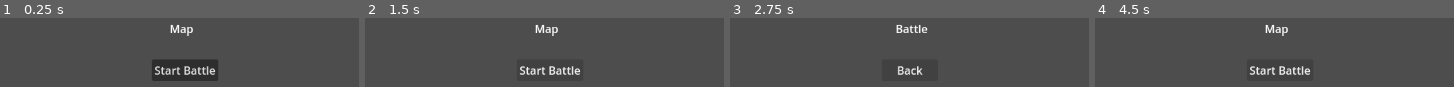
Above: before the commit, frames 1-4 (left to right).
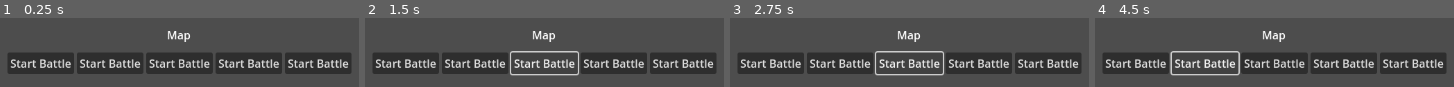
Above: after the commit, the same moments.

Repository: krickovix/turn-based-rpg
Game: Godot game, scene res://map/map.tscn
Same seed, same stepped clock (60 frames per second), same inputs: the game is played once before the commit and once after it. This scene is started directly instead of the project's main scene.
Inputs (mouse positions are in pixels of both pictures, inside the frame that each line leads up to):
- Up to frame 1 (0.25 s): no input
- Up to frame 2 (1.5 s): click "Start Battle" at 0.5 s; click (544, 70) at 1.25 s, where only the run before the commit has a clickable "Back"
- Up to frame 3 (2.75 s): click "Start Battle" at 2 s
- Up to frame 4 (4.5 s): click "Back" (after the commit: "Start Battle") at 2.75 s; click "Start Battle" at 3.5 s; click "Back" (after the commit: "Start Battle") at 4.25 s

The runs differ from the first frame. In frame 1, 27% of the frame differs, in the area x 2-98%, y 10-92%; in frame 2, 25%; in frame 3, 25%; in frame 4, 23%.
Error after the commit: Invalid access to property or key 'encounters' on a base object of type 'Dictionary'. (res://map/map.gd:15)

Commit message:
Add prototype Map UI

Diff:
--- a/client/nordeus-turn-rpg/map/map.gd
+++ b/client/nordeus-turn-rpg/map/map.gd
@@ -1,9 +1,24 @@
-extends Node2D
+extends Control
 
 const BATTLE_PATH = "res://battle/battle.tscn"
 
+@onready var start_battle_buttons : Array[Button] = [
+	$StartButtons/Button0,
+	$StartButtons/Button1,
+	$StartButtons/Button2,
+	$StartButtons/Button3,
+	$StartButtons/Button4
+]
+
+
 func _ready() -> void:
-	print("Map opened, run config: ", GameState.run_config)
+	var encounters = GameState.run_config["encounters"]
+	for i in range(encounters.size()):
+		var button: Button = start_battle_buttons[i]
+		button.text = "Fight " + str(i+1) + " : " + encounters[i]["name"]
+		button.pressed.connect(_on_encounter_pressed.bind(i))
 
-func _on_button_pressed() -> void:
+
+func _on_encounter_pressed(index: int) -> void:
+	GameState.current_encounter = GameState.run_config["encounters"][index]
 	get_tree().change_scene_to_file(BATTLE_PATH)
--- a/client/nordeus-turn-rpg/map/map.tscn
+++ b/client/nordeus-turn-rpg/map/map.tscn
@@ -2,23 +2,69 @@
 
 [ext_resource type="Script" uid="uid://dj4nxc6fs8ypy" path="res://map/map.gd" id="1_hgrid"]
 
-[node name="Map" type="Node2D"]
+[node name="Map" type="Control"]
+layout_mode = 3
+anchors_preset = 15
+anchor_right = 1.0
+anchor_bottom = 1.0
+grow_horizontal = 2
+grow_vertical = 2
 script = ExtResource("1_hgrid")
 
 [node name="Label" type="Label" parent="."]
-offset_left = 536.0
-offset_top = 304.0
-offset_right = 624.0
-offset_bottom = 327.0
+layout_mode = 1
+anchors_preset = 8
+anchor_left = 0.5
+anchor_top = 0.5
+anchor_right = 0.5
+anchor_bottom = 0.5
+offset_left = -44.0
+offset_top = -11.5
+offset_right = 44.0
+offset_bottom = 11.5
+grow_horizontal = 2
+grow_vertical = 2
 text = "Map"
 horizontal_alignment = 1
 vertical_alignment = 1
 
-[node name="Button" type="Button" parent="."]
-offset_left = 536.0
-offset_top = 360.0
-offset_right = 617.0
-offset_bottom = 391.0
+[node name="StartButtons" type="HBoxContainer" parent="."]
+layout_mode = 1
+anchors_preset = 8
+anchor_left = 0.5
+anchor_top = 0.5
+anchor_right = 0.5
+anchor_bottom = 0.5
+offset_left = -248.0
+offset_top = 26.0
+offset_right = 248.0
+offset_bottom = 57.0
+grow_horizontal = 2
+grow_vertical = 2
+alignment = 1
+
+[node name="Button0" type="Button" parent="StartButtons"]
+layout_mode = 2
 text = "Start Battle"
 
-[connection signal="pressed" from="Button" to="." method="_on_button_pressed"]
+[node name="Button1" type="Button" parent="StartButtons"]
+layout_mode = 2
+text = "Start Battle"
+
+[node name="Button2" type="Button" parent="StartButtons"]
+layout_mode = 2
+text = "Start Battle"
+
+[node name="Button3" type="Button" parent="StartButtons"]
+layout_mode = 2
+text = "Start Battle"
+
+[node name="Button4" type="Button" parent="StartButtons"]
+layout_mode = 2
+text = "Start Battle"
+
+[connection signal="pressed" from="StartButtons/Button0" to="." method="_on_button_pressed"]
+[connection signal="pressed" from="StartButtons/Button1" to="." method="_on_button_pressed"]
+[connection signal="pressed" from="StartButtons/Button2" to="." method="_on_button_pressed"]
+[connection signal="pressed" from="StartButtons/Button3" to="." method="_on_button_pressed"]
+[connection signal="pressed" from="StartButtons/Button4" to="." method="_on_button_pressed"]
